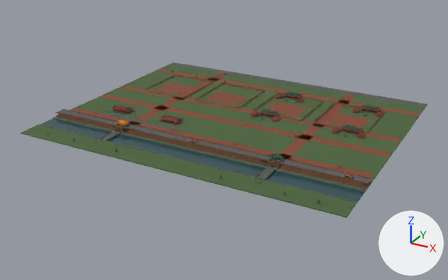
An edit to the glTF model T18_cua_the_nhon_than_cong_dong.glb, drawn before and after from the same camera.
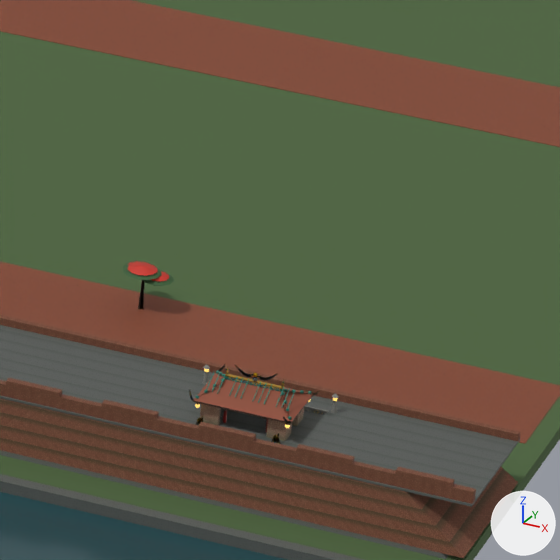
The first picture shows the older version from a 50 mm camera at (387.0, -738.0, 331.0) aimed at (-7.0, -21.0, -27.0). The close-ups show the older and then the newer version on the part from 73% to 84% of the width and 51% to 68% of the height of that picture. Only the edits that show in the close-ups are written down. Every picture has the same lights, and +X, +Y and +Z are marked at lower right. Where no turn or scale is listed for an object, it has been applied to the vertices.

The older version as bpy lines, for what is in view:
```python
ob_ave_phuongvi_s_3 = bpy.data.objects.new('Ave_PhuongVi_S_3', me_p05_cay_phuong_vi)
ob_ave_phuongvi_s_3.parent = ob_t18_root_pivot
ob_ave_phuongvi_s_3.location = (185.0, -84.5, 1.5)
ob_ave_phuongvi_s_3.rotation_euler = (0.0, 0.0, 2.7)  # degrees (0, 0, 155)
ob_t18_v01_root_terrain = bpy.data.objects.new('T18_v01_Root_Terrain', me_t18_v01_terrain_vauban_gates_moat)
ob_t18_v01_root_terrain.location = (0.0, 0.0, 0.0)
ob_v07_task04_choigac_gocdongnam = bpy.data.objects.new('v07_TASK04_ChoiGac_GocDongNam', me_proto_choigac_gocdongnam_v07)
ob_v07_task04_choigac_gocdongnam.parent = ob_t18_root_pivot
ob_v07_task04_choigac_gocdongnam.location = (206.0, -114.0, 6.84)
```
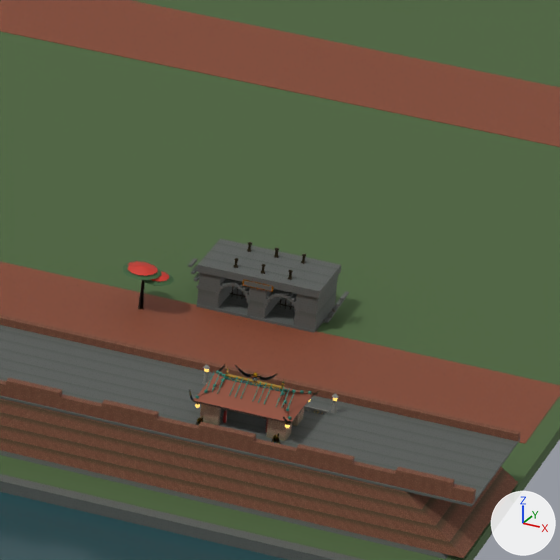
The edits, one by one:
Mesh me_proto_dongthanhthuyquan_congvomdathanh_tructoidong_v11 is new.
It has 910 vertices, 1382 faces and spans x -8.2..8.2, y -3.5..3.5, z 0.0..6.0.
Faces by material slot: [410, 20, 952].
It uses material mat_da_thanh.
It uses material mat_thep_vang.
It uses material mat_dong_co_patina_001.
Object 'v11_TASK09_DongThanhThuyQuan_CongVomDaThanh' (ob_v11_task09_dongthanhthuyquan_congvomdathanh) is new; it shows me_proto_dongthanhthuyquan_congvomdathanh_tructoidong_v11.
Its location is (196.0, -78.0, 1.2).

Boxes [x1, y1, x2, y2] around the edits, measured in the close-ups (560 x 560 px):
'v11_TASK09_DongThanhThuyQuan_CongVomDaThanh', added: after [188, 239, 349, 333]
    faces in mat_da_thanh: [188, 239, 349, 333]
    faces in mat_dong_co_patina_001: [229, 242, 306, 310]
